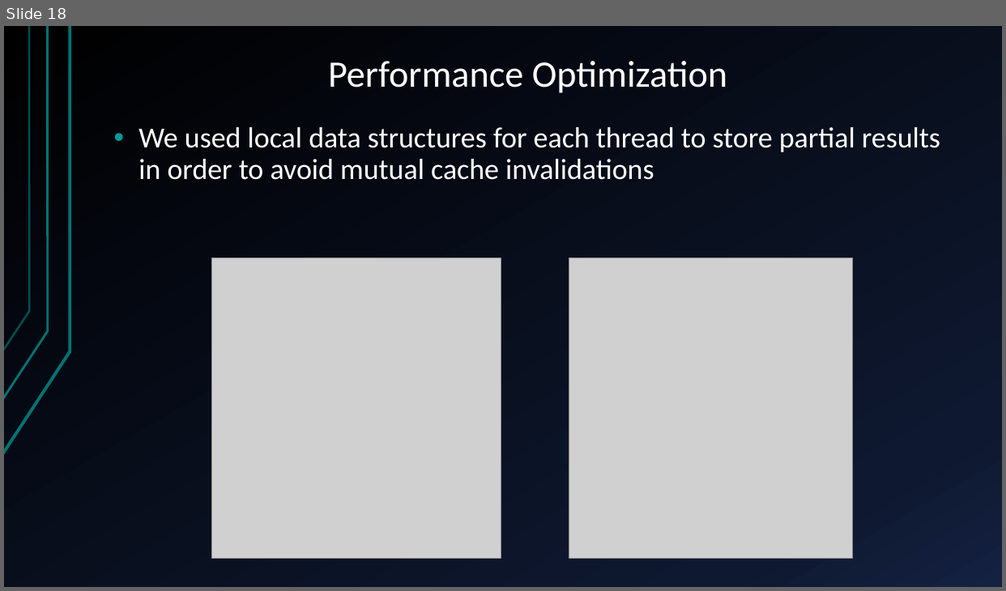
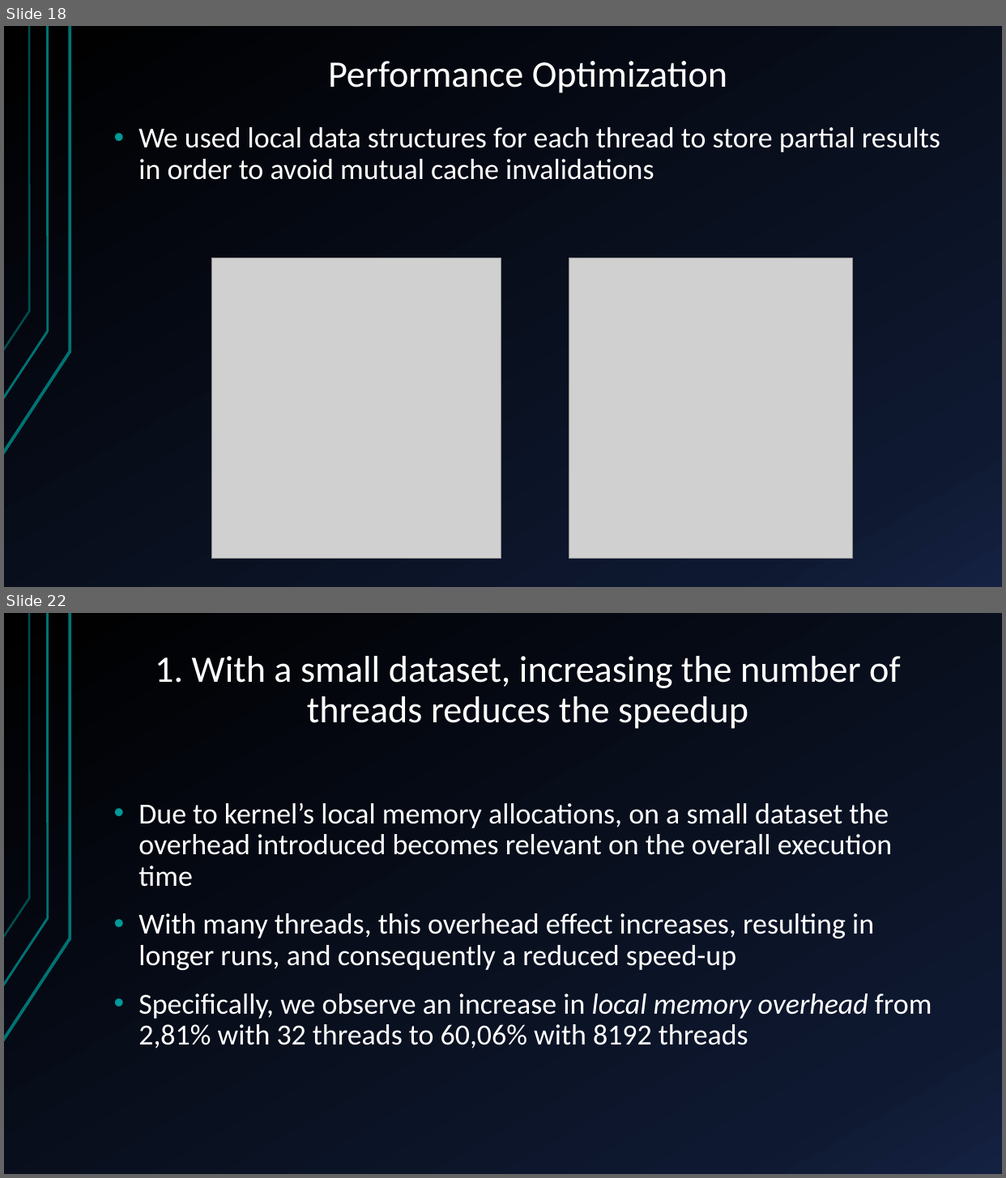
Before and after one commit to glmquint/K-Means-local, a slide deck: documentazione/presentazione.pptx. Shown one above the other, each under a label of ours: slide 18 before the commit, slides 18 and 22 after it; the slides between them are not shown. The pictures are 1006x591 and 1006x1178 pixels, drawn with LibreOffice and Linux fonts; fonts in the diff are those of the drawing; grey boxes stand for pictures; background and template pictures are left out. Boxes give left, top, right and bottom in pixels: in the first picture for what was removed or moved away, otherwise in the second. Text is boxed around its words. In the diff, an @@ line names an element or a change of style, - is before the commit and + after.

```diff
--- a/documentazione/presentazione.pptx
+++ b/documentazione/presentazione.pptx
@@ slide 22 added at (4,613,1002,1174), background gradient #000000 to #0F1931 to #142242; not listed: 3 template elements that a slide beside it also shows @@
@@ title added at (155,656,900,729), 36 pt, text #FFFFFF @@
+1. With a small dataset, increasing the number of threads reduces the speedup
@@ text added at (138,803,931,1049), 28 pt, text #FFFFFF @@
+• Due to kernel’s local memory allocations, on a small dataset the overhead introduced becomes relevant on the overall execution time
+• With many threads, this overhead effect increases, resulting in longer runs, and consequently a reduced speed-up
+• Specifically, we observe an increase in local memory overhead from 2,81% with 32 threads to 60,06% with 8192 threads
```
Also in this commit, not shown: 2 slides changed, 3 other slides added, 17 other files.
